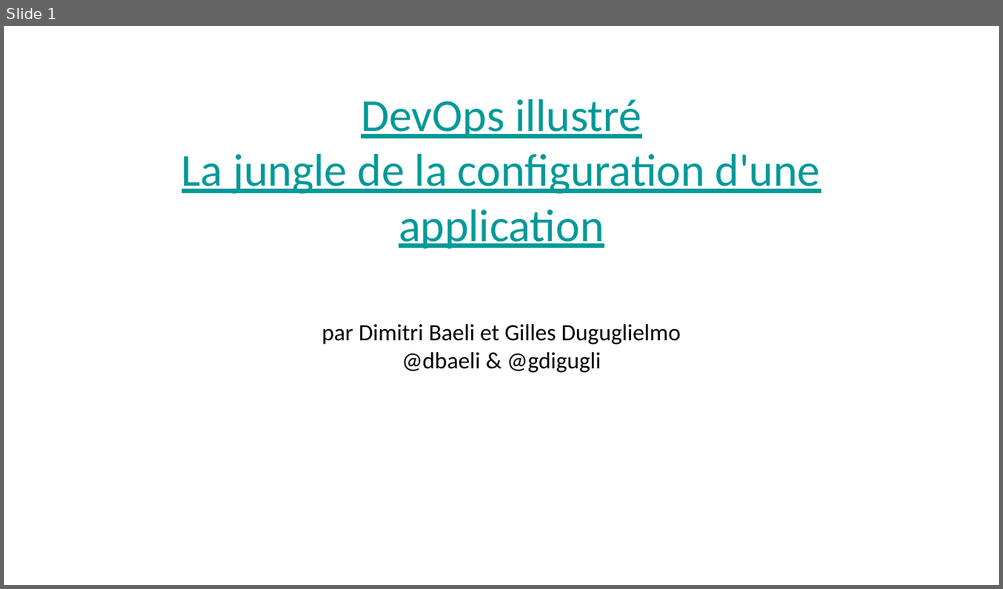
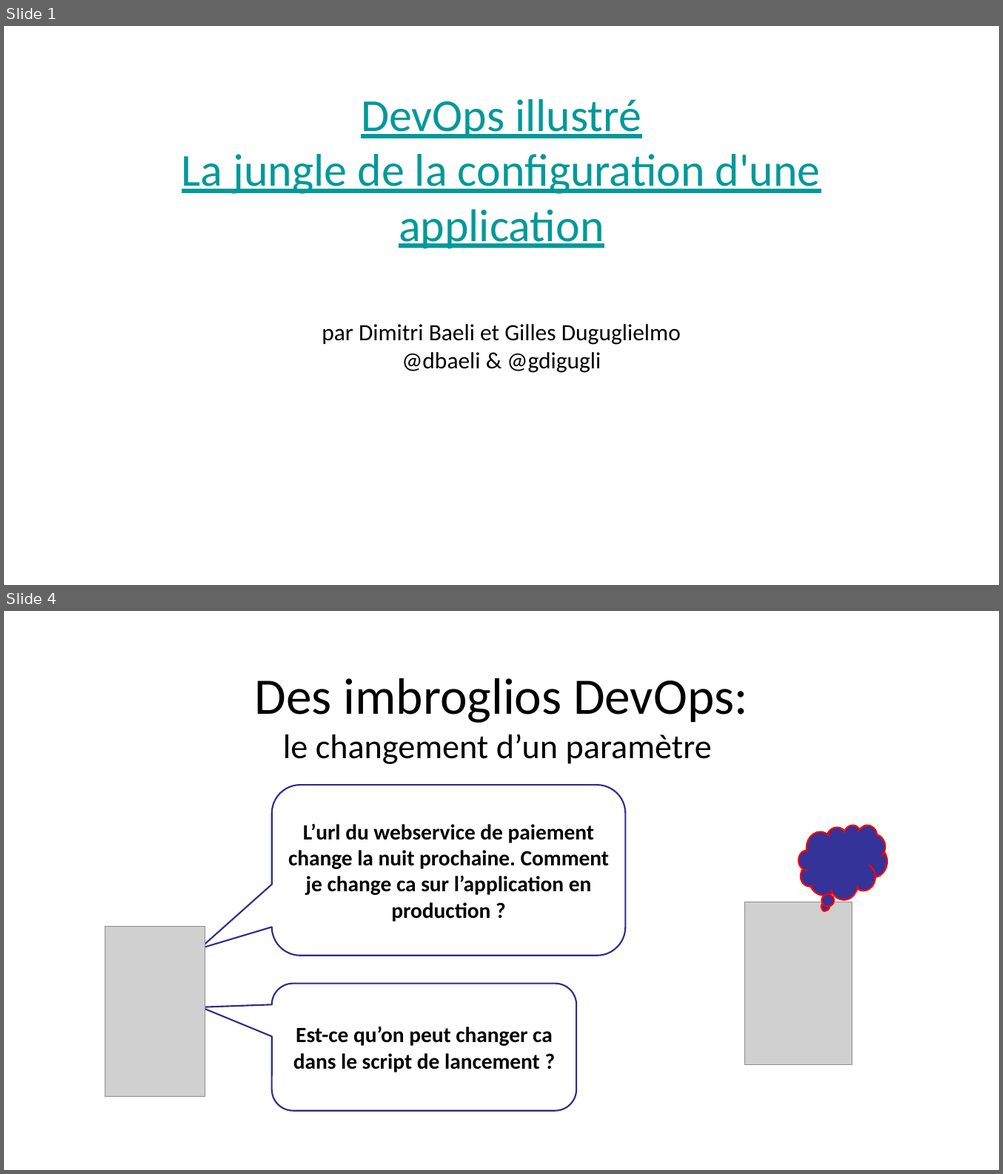
Before and after one commit to dbaeli/conf4j, a slide deck: Devops_Configuration_Jungle_Devoxx_FR_2012.pptx. Shown one above the other, each under a label of ours: slide 1 before the commit, slides 1 and 4 after it; the slides between them are not shown. The pictures are 1003x589 and 1003x1174 pixels, drawn with LibreOffice and Linux fonts; fonts in the diff are those of the drawing; grey boxes stand for pictures; background and template pictures are left out. Boxes give left, top, right and bottom in pixels: in the first picture for what was removed or moved away, otherwise in the second. Text is boxed around its words. In the diff, an @@ line names an element or a change of style, - is before the commit and + after.

```diff
--- a/Devops_Configuration_Jungle_Devoxx_FR_2012.pptx
+++ b/Devops_Configuration_Jungle_Devoxx_FR_2012.pptx
@@ slide 4 added at (4,611,999,1170), background picture (left out) @@
@@ title added at (255,678,748,764), 44 pt, text #000000 @@
+Des imbroglios DevOps:
+le changement d’un paramètre
@@ rounded speech box added at (271,785,625,956), fill #FFFFFF, outline #2D2D8A 2 pt, 28 pt, text #000000, bold @@
+L’url du webservice de paiement change la nuit prochaine. Comment je change ca sur l’application en production ?
@@ thought cloud added at (798,826,887,900), fill #333399, outline #FF0000 2 pt @@
@@ picture added at (745,903,852,1065) @@
@@ picture added at (105,926,205,1097) @@
@@ rounded speech box added at (271,983,576,1111), fill #FFFFFF, outline #2D2D8A 2 pt, 28 pt, text #000000, bold @@
+Est-ce qu’on peut changer ca dans le script de lancement ?
@@ page number added at (975,1154,993,1170), 14 pt, text #FFFFFF @@
+4
```
Also in this commit, not shown: 2 slides changed, 11 other slides added, 12 slides removed, 5 other files.
